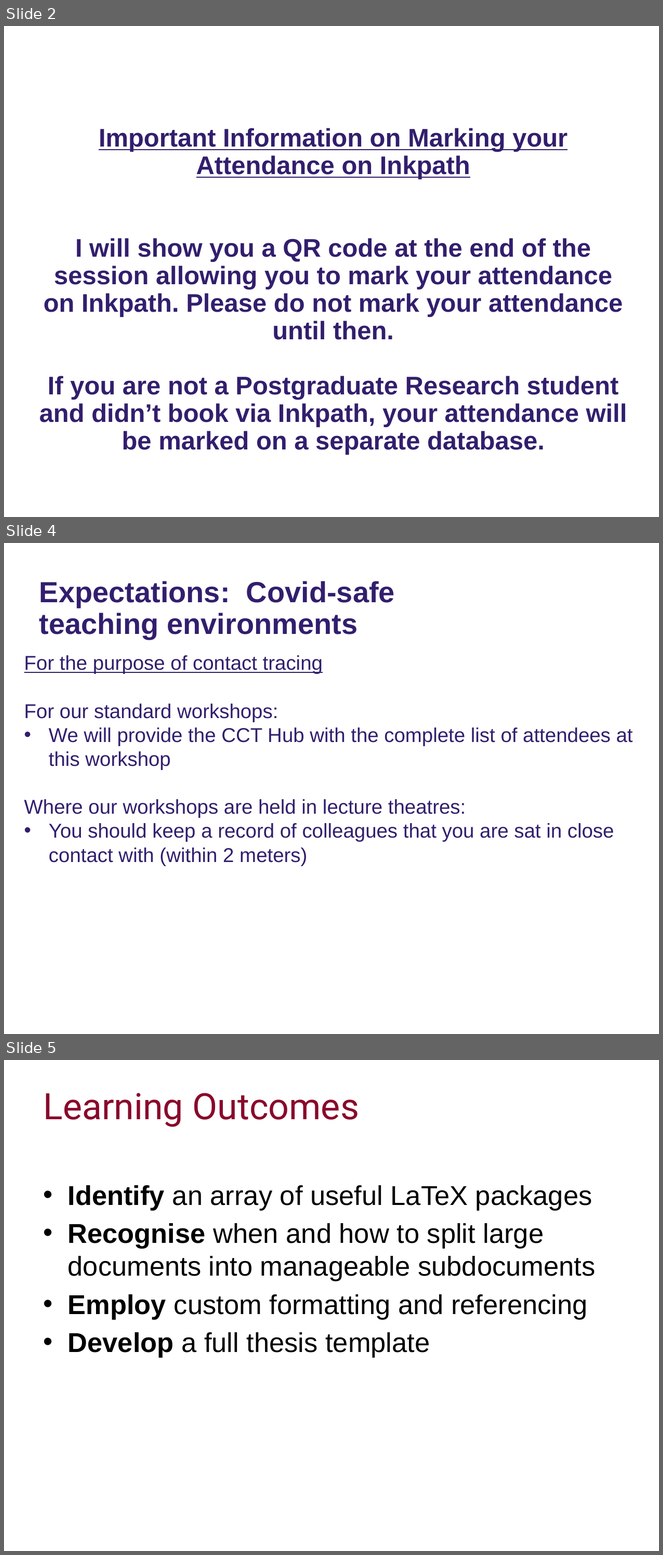
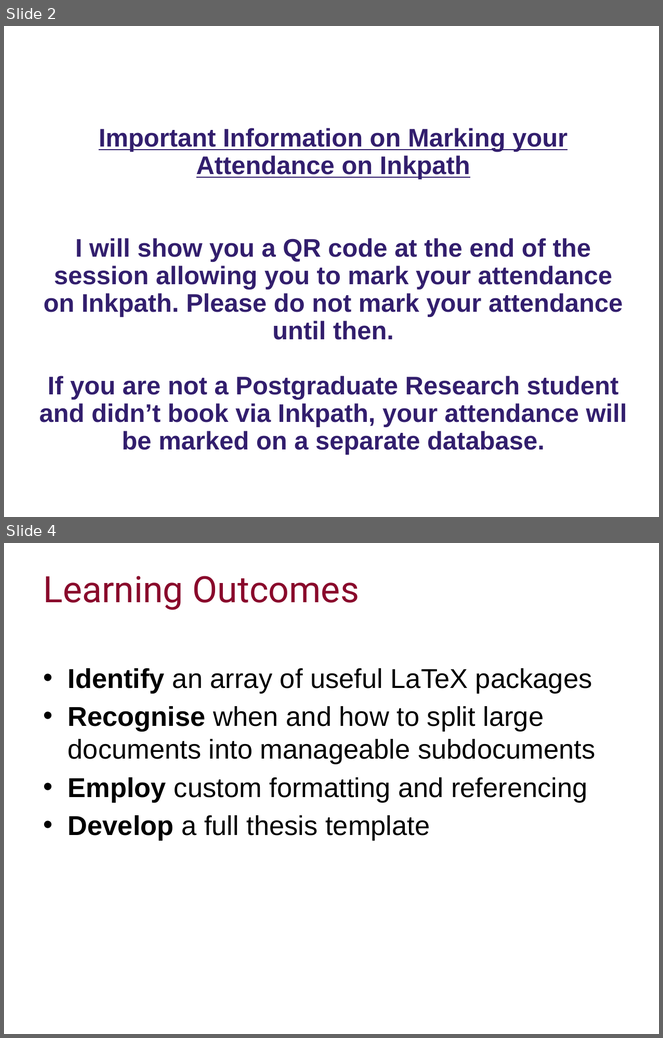
Before and after one commit to ImperialCollegeLondon/RCDS-writing-theses-in-latex, a slide deck: Writing Theses in Latex Slides.pptx. Shown one above the other, each under a label of ours: slides 2, 4 and 5 before the commit, slides 2 and 4 after it; the slides between them are not shown. The pictures are 663x1555 and 663x1038 pixels, drawn with LibreOffice and Linux fonts; fonts in the diff are those of the drawing; background and template pictures are left out. Boxes give left, top, right and bottom in pixels: in the first picture for what was removed or moved away, otherwise in the second. Text is boxed around its words. In the diff, an @@ line names an element or a change of style, - is before the commit and + after.

Commit message:
Updated Covid info

```diff
--- a/Writing Theses in Latex Slides.pptx
+++ b/Writing Theses in Latex Slides.pptx
@@ slide 4 removed at bbox=[4, 543, 659, 1034], background #FFFFFF @@
@@ text removed at bbox=[39, 581, 395, 639] @@
-Expectations: Covid-safe teaching environments
@@ subtitle removed at bbox=[24, 655, 633, 866] @@
-For the purpose of contact tracing
-For our standard workshops:
-• We will provide the CCT Hub with the complete list of attendees at this workshop
-Where our workshops are held in lecture theatres:
-• You should keep a record of colleagues that you are sat in close contact with (within 2 meters)
@@ what was slide 5 is now slide 4 @@
```
Also in this commit, not shown: 1 slide changed.
